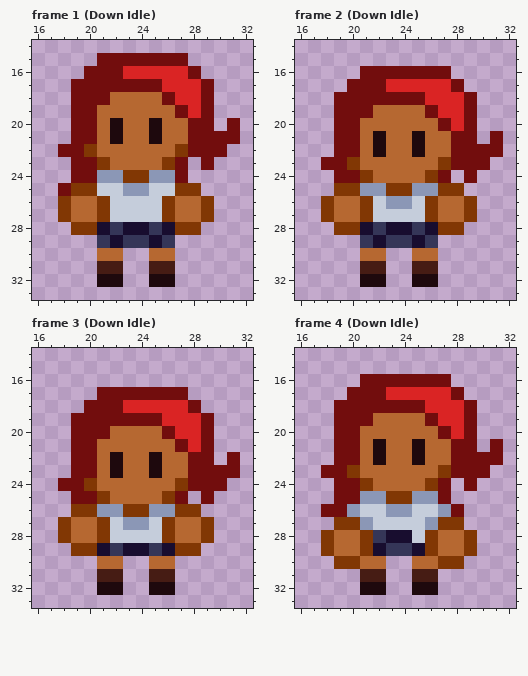
Two versions of one pixel-art file, Aseprite/Gabriela.aseprite. The picture above is the old version.
48x48 pixels, 7 frames. Shown: frame 1 (Down Idle): x 16..32, y 14..33; frame 2 (Down Idle): x 16..32, y 14..33; frame 3 (Down Idle): x 16..32, y 14..33; frame 4 (Down Idle): x 16..32, y 14..33. The commit also changed other frames, which this record leaves out.
The same view after the edit:
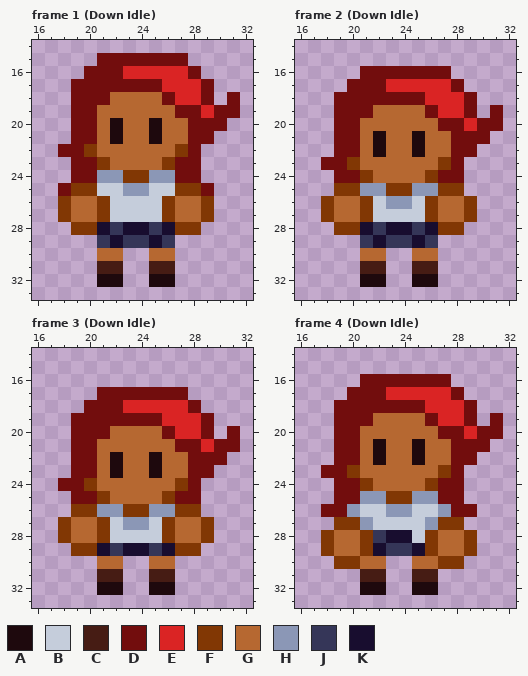
Palette (. is transparent): A #1e090d  B #c5cddb  C #461c14  D #720d0d  E #da2424  F #813704  G #b66831  H #8b97b6  J #353658  K #180d2f
The commit says: animação idle + retrato
Diff:
{"where": "frame 1 (Down Idle), layer \"head\""}
{"frame":1,"y":18,"x":31,"old":".","new":"D"}
{"frame":1,"y":19,"x":28,"old":"ED..","new":"DEDD"}
{"frame":1,"y":20,"x":30,"old":".D","new":"D."}
{"frame":1,"y":21,"x":30,"old":"DD","new":".."}
{"frame":1,"y":22,"x":29,"old":"DD","new":".."}
{"frame":1,"y":23,"x":28,"old":".D","new":"D."}
{"frame":1,"y":24,"x":28,"old":".","new":"D"}
{"frame":1,"y":25,"x":29,"old":".","new":"D"}
{"where": "frame 2 (Down Idle), layer \"head\""}
{"frame":2,"y":19,"x":31,"old":".","new":"D"}
{"frame":2,"y":20,"x":28,"old":"ED..","new":"DEDD"}
{"frame":2,"y":21,"x":30,"old":".D","new":"D."}
{"frame":2,"y":22,"x":30,"old":"DD","new":".."}
{"frame":2,"y":23,"x":29,"old":"DD","new":".."}
{"frame":2,"y":24,"x":28,"old":".D","new":"D."}
{"where": "frame 3 (Down Idle), layer \"head\""}
{"frame":3,"y":20,"x":31,"old":".","new":"D"}
{"frame":3,"y":21,"x":28,"old":"ED..","new":"DEDD"}
{"frame":3,"y":22,"x":30,"old":".D","new":"D."}
{"frame":3,"y":23,"x":30,"old":"DD","new":".."}
{"frame":3,"y":24,"x":29,"old":"DD","new":".."}
{"frame":3,"y":25,"x":28,"old":".D","new":"D."}
{"where": "frame 4 (Down Idle), layer \"head\""}
{"frame":4,"y":19,"x":31,"old":".","new":"D"}
{"frame":4,"y":20,"x":28,"old":"ED..","new":"DEDD"}
{"frame":4,"y":21,"x":30,"old":".D","new":"D."}
{"frame":4,"y":22,"x":30,"old":"DD","new":".."}
{"frame":4,"y":23,"x":29,"old":"DD","new":".."}
{"frame":4,"y":24,"x":28,"old":".D","new":"D."}
{"frame":4,"y":25,"x":28,"old":".","new":"D"}
{"frame":4,"y":26,"x":29,"old":".","new":"D"}
{"label":"changed","picture_box":[188,92,240,196]}
{"label":"changed","picture_box":[451,105,503,183]}
{"label":"changed","picture_box":[188,426,240,504]}
{"label":"changed","picture_box":[451,413,503,517]}
